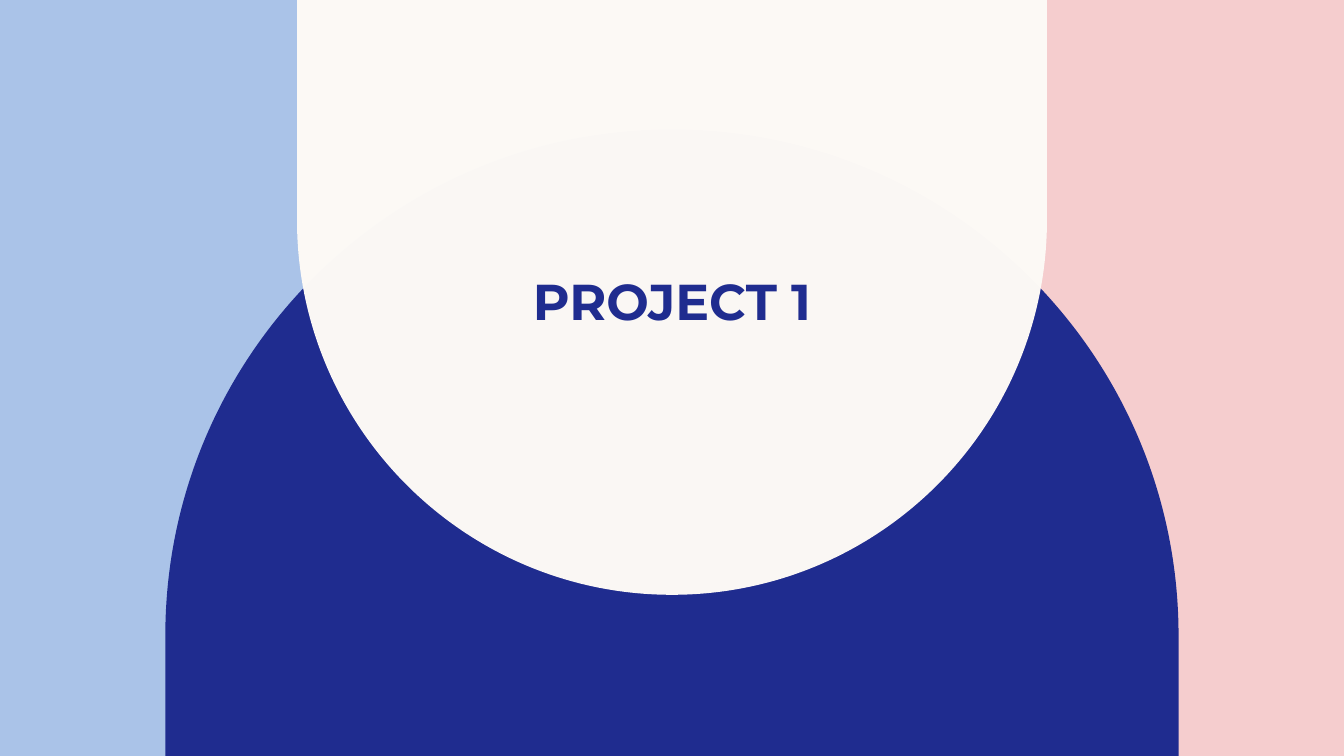
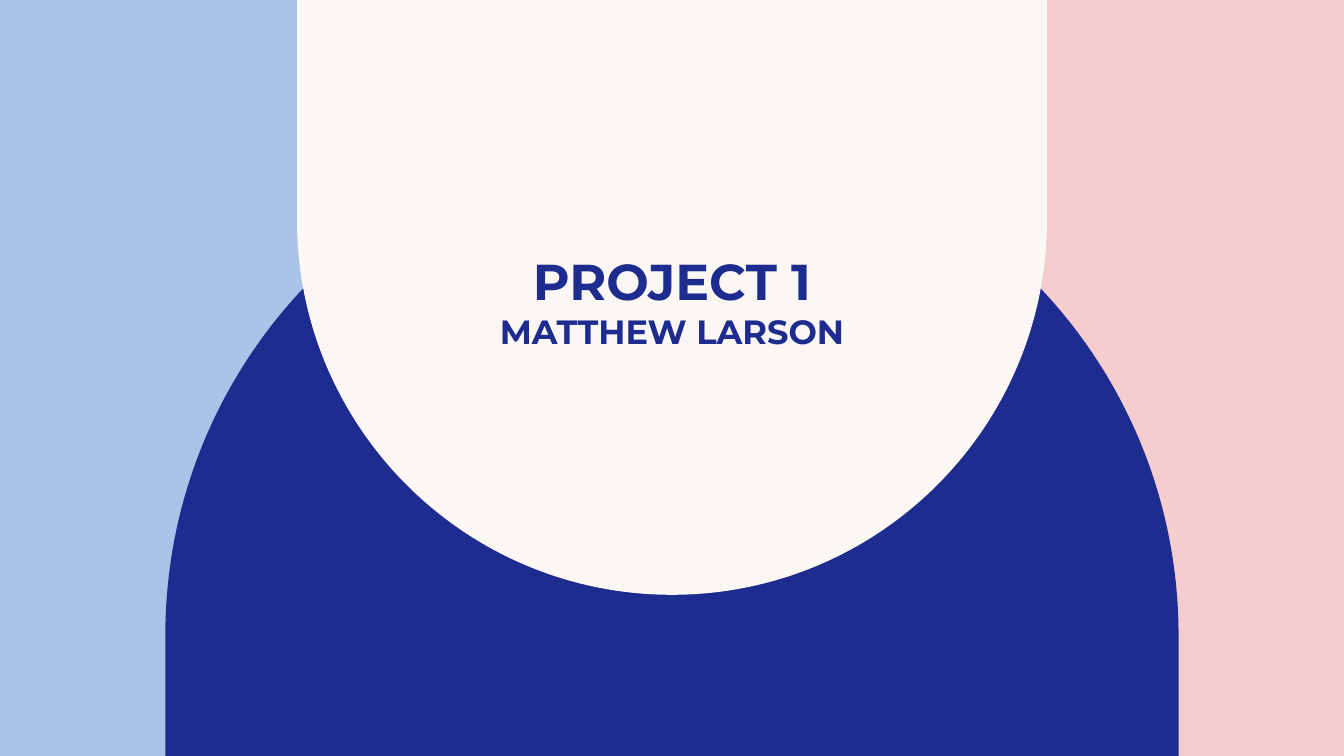
Before and after one commit to BigData2025-Rev/Matthew-project-1, a slide deck: slide 1 of Project 1 pres.pptx. Drawn at 1344x756 pixels with LibreOffice and Linux fonts; fonts in the diff are those of the drawing. Boxes give left, top, right and bottom in pixels: in the first picture for what was removed or moved away, otherwise in the second. Text is boxed around its words. In the diff, an @@ line names an element or a change of style, - is before the commit and + after.

```diff
--- a/Project 1 pres.pptx
+++ b/Project 1 pres.pptx
@@ title at bbox=[500, 264, 844, 345]: text changed; size 36 to 24 pt @@
-PROJECT 1
+PROJECT 1
+MATTHEW LARSON
```
Also in this commit, not shown: 3 other files.
